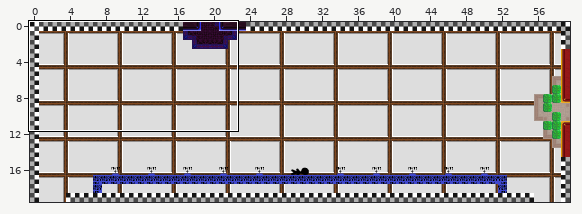
Tiled map, stored at Assets/maps/HubRooms/2 - Lower Class Rooms/Kitchen Probably.tmx. Above, an overview of the earlier version with the close-up marked.
Close-up. Before:
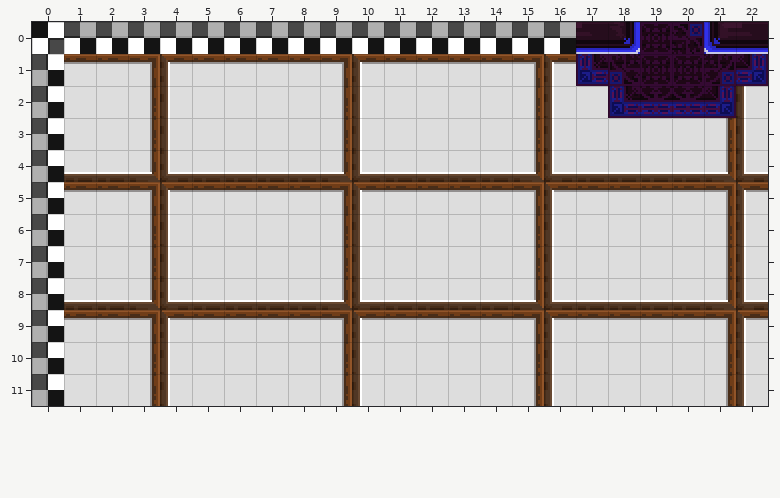
Cells are 16x16 px. Shown: x 0..22, y 0..11. The commit also changed other parts of the map, which this record leaves out.
After:
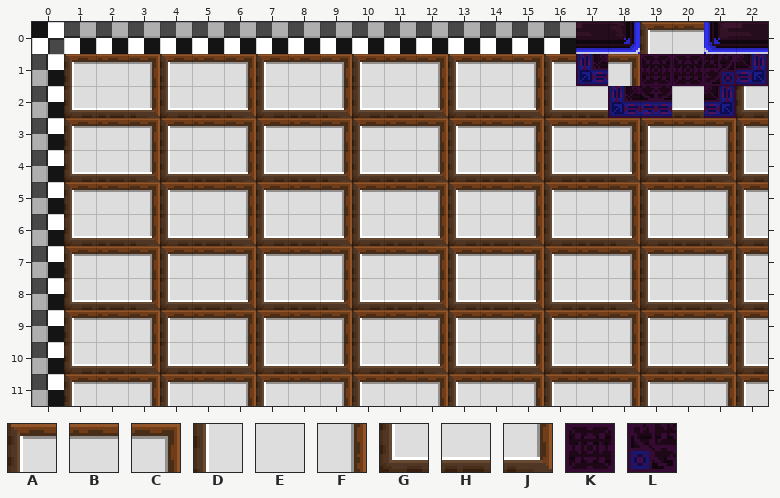
Key: from "Timberframe Wallstileset": A 0, B 1, C 2, D 5, E 6, F 7, G 10, H 11, J 12; from "corrupted_wall": K 6, L 8.
_ is an empty cell, # one hidden under a higher layer.
The edit:
Layer "bkg_close":
y 0: x 19 # -> A
y 1: x 1 B -> A; x 6..7 BB -> CA; x 12..13 BB -> CA; x 18 L -> C
y 2: x 1..17 EEFDEEEEFDEEEEFDE -> GHJGHJGHJGHJGHJGH; x 22 D -> G
y 3: x 1..22 EEFDEEEEFDEEEEFDEEEEFD -> ABCABCABCABCABCABCABCA
y 4: x 1 H -> G; x 6..7 HH -> JG; x 12..13 HH -> JG; x 18..19 HH -> JG
y 5: x 1 B -> A; x 6..7 BB -> CA; x 12..13 BB -> CA; x 18..19 BB -> CA
y 6: x 1..22 EEFDEEEEFDEEEEFDEEEEFD -> GHJGHJGHJGHJGHJGHJGHJG
y 7: x 1..22 EEFDEEEEFDEEEEFDEEEEFD -> ABCABCABCABCABCABCABCA
y 8: x 1 H -> G; x 6..7 HH -> JG; x 12..13 HH -> JG; x 18..19 HH -> JG
y 9: x 1 B -> A; x 6..7 BB -> CA; x 12..13 BB -> CA; x 18..19 BB -> CA
y 10: x 1..22 EEFDEEEEFDEEEEFDEEEEFD -> GHJGHJGHJGHJGHJGHJGHJG
y 11: x 1..22 EEFDEEEEFDEEEEFDEEEEFD -> ABCABCABCABCABCABCABCA
Layer "ground":
y 0: x 19..20 K_ -> _B
y 2: x 20 _ -> H
Where, in picture pixels (left, top, right, bottom), the same in both close-ups:
changed: (64, 22, 768, 406)
